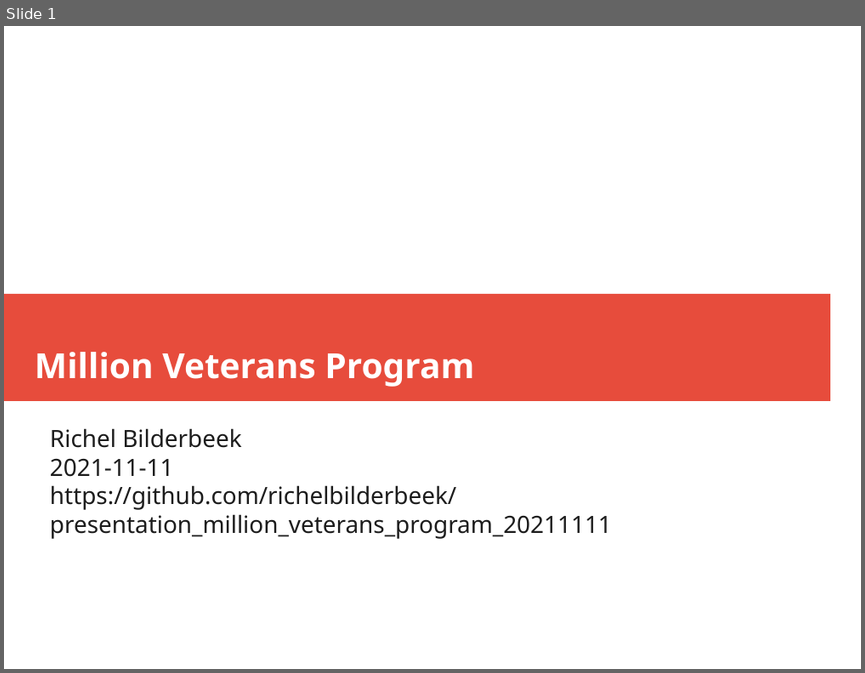
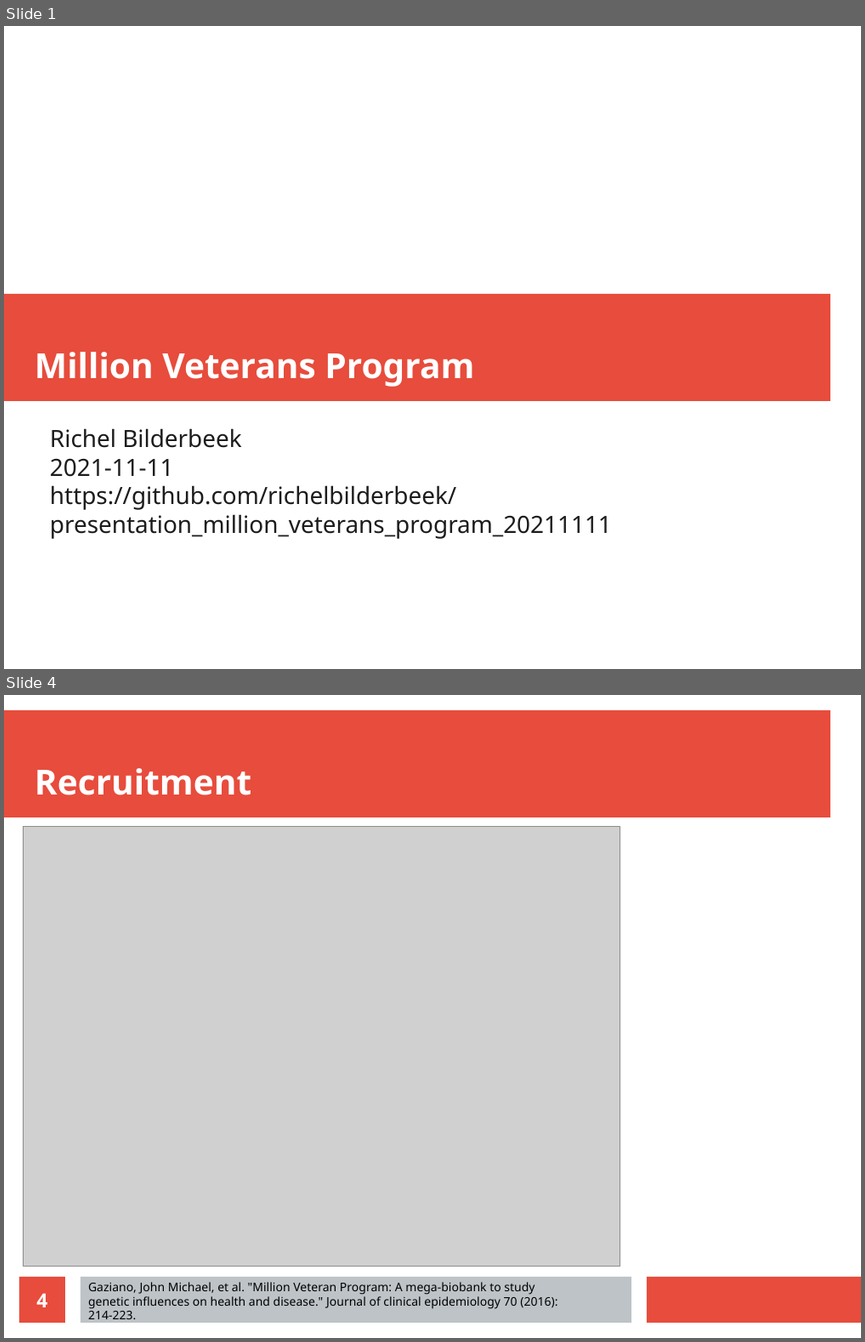
Before and after one commit to richelbilderbeek/presentation_million_veterans_program_20211111, a slide deck: presentation_million_veterans_program_20211111.odp. Shown one above the other, each under a label of ours: slide 1 before the commit, slides 1 and 4 after it; the slides between them are not shown. The pictures are 865x673 and 865x1342 pixels, drawn with LibreOffice and Linux fonts; fonts in the diff are those of the drawing; grey boxes stand for pictures. Boxes give left, top, right and bottom in pixels: in the first picture for what was removed or moved away, otherwise in the second. Text is boxed around its words. In the diff, an @@ line names an element or a change of style, - is before the commit and + after.

```diff
--- a/presentation_million_veterans_program_20211111.odp
+++ b/presentation_million_veterans_program_20211111.odp
@@ slide 4 added at (4,695,861,1338), background #FFFFFF @@
@@ rectangle added at (4,710,830,818), fill #E74C3C @@
@@ title added at (35,768,251,795), 32 pt, text #FFFFFF, bold @@
+Recruitment
@@ picture added at (24,827,619,1266) @@
@@ page number added at (19,1276,65,1322), fill #E74C3C, 18 pt, text #FFFFFF, bold @@
+4
@@ rectangle added at (80,1276,631,1322), fill #BDC3C7 @@
@@ rectangle added at (647,1276,861,1322), fill #E74C3C @@
@@ text added at (88,1281,557,1323), 11 pt, text #000000 @@
+Gaziano, John Michael, et al. "Million Veteran Program: A mega-biobank to study genetic influences on health and disease." Journal of clinical epidemiology 70 (2016): 214-223.
```
Also in this commit, not shown: 7 other slides added, 1 slide removed, 2 other files.
